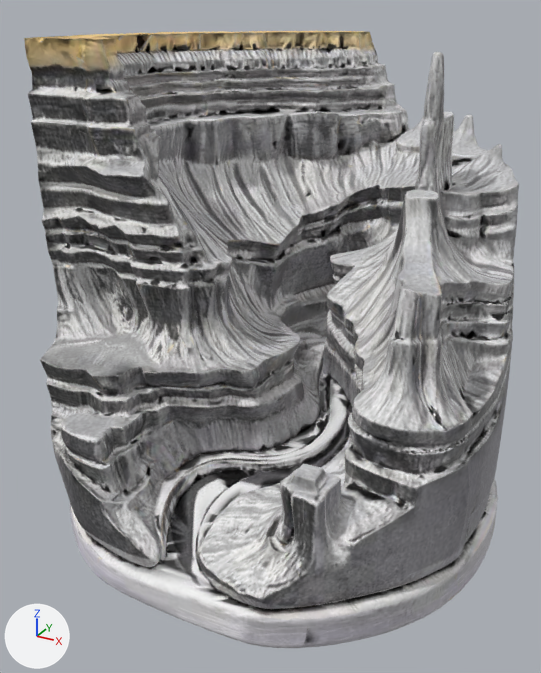
Before and after pictures for a commit that changed the glTF model public/models/mapbox/grand_canyon.glb.
One viewpoint serves both versions: a 50 mm camera at (1.3, -2.49, 1.05) aimed at (-0.02, -0.09, -0.15). Arrows for +X, +Y and +Z are at lower left; the lights stay in place. The first picture is the older version. Where no turn or scale is listed for an object, it has been applied to the vertices.
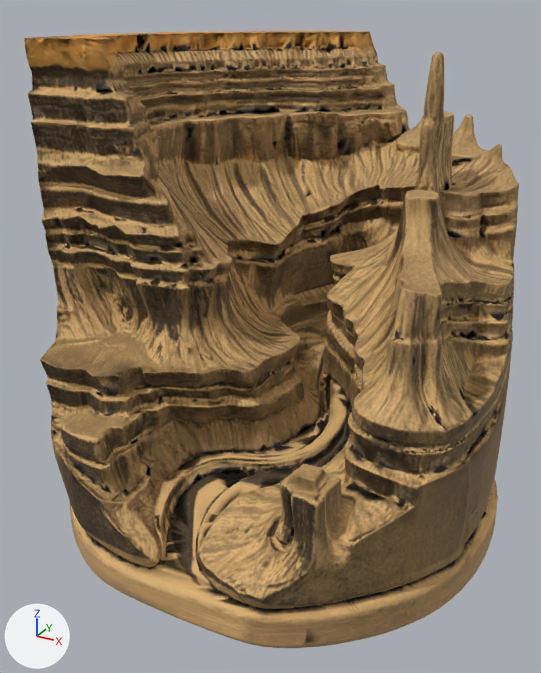
What differs and where, as boxes [x1, y1, x2, y2] in the pictures (541 x 673 px):
'Mesh_0', recoloured (grey to brown)
    both: [24, 31, 519, 648]

Edits to the bpy script that builds the scene:
```text
Change mat_material_0:
    add n5 = _N.new('ShaderNodeMix'); n5.name = 'Mix'
    add n5.data_type = 'RGBA'
    add n5.blend_type = 'MULTIPLY'
    add n5.inputs[0].default_value = 1.0  # 'Factor'
    add n5.inputs[7].default_value = (0.804, 0.498, 0.196, 1.0)  # 'B', beige #e8bb7a
    where n2 = _N.new('ShaderNodeTexImage'); n2.name = 'Image Texture'
    where n0 = _N.new('ShaderNodeBsdfPrincipled'); n0.name = 'Principled BSDF'
    remove _L.new(n2.outputs[0], n0.inputs[0])  # 'Color' to 'Base Color'
    add _L.new(n5.outputs[2], n0.inputs[0])  # 'Result' to 'Base Color'
    add _L.new(n2.outputs[0], n5.inputs[6])  # 'Color' to 'A'
```
